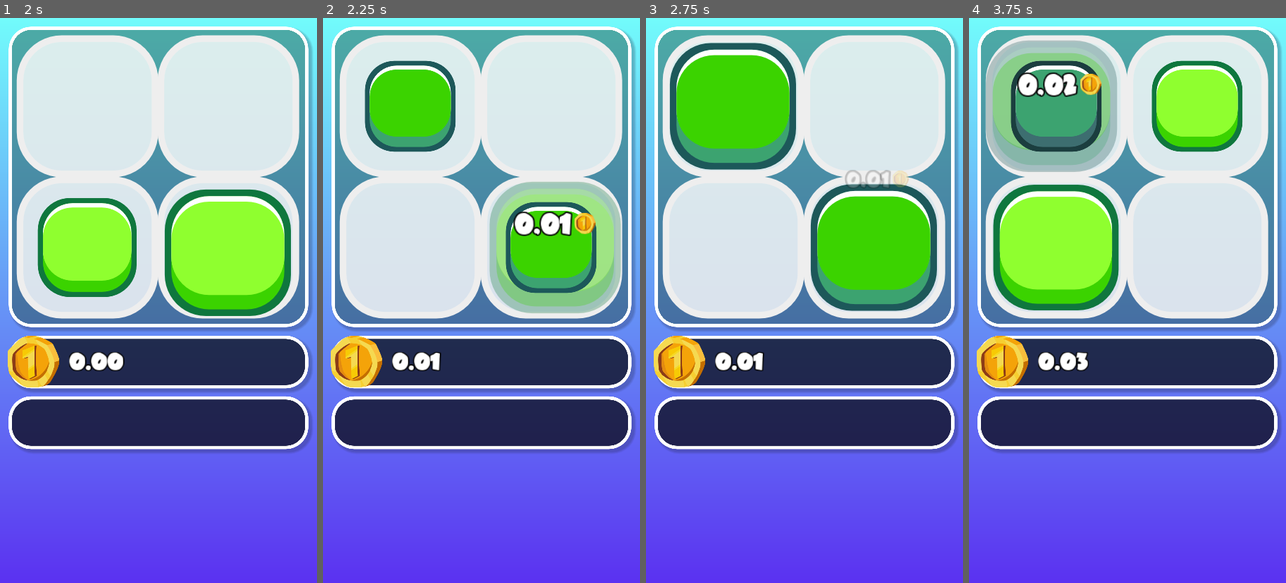
Above: before the commit, frames 1-4 (left to right).
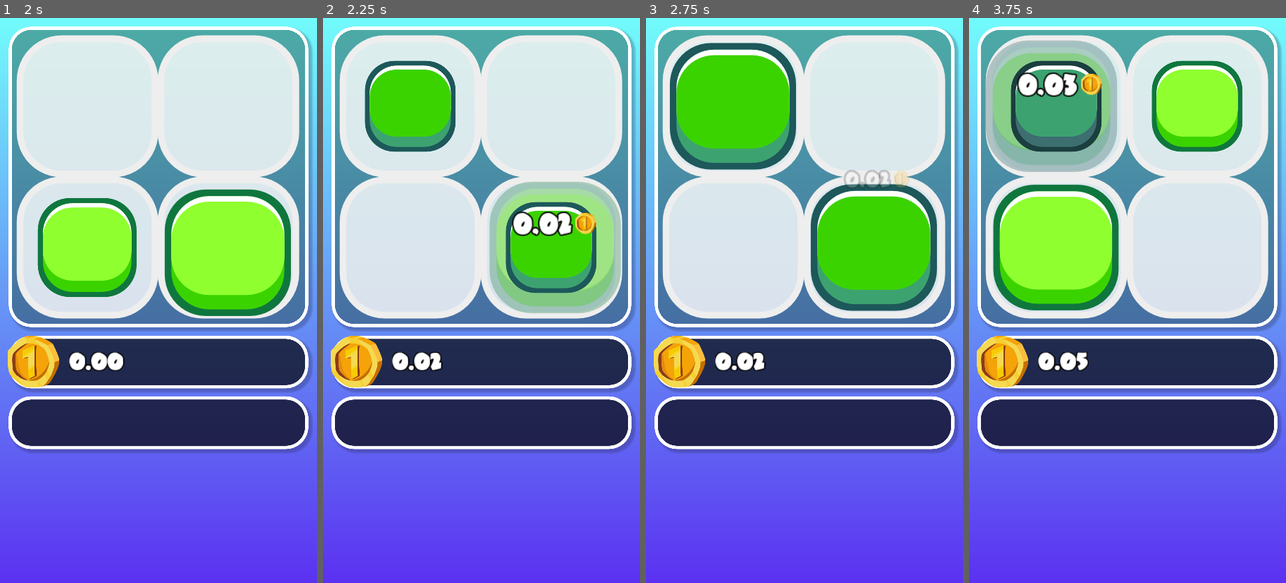
Above: after the commit, the same moments.

Repository: TimothyAlexisVass/a-game
Game: Godot game, scene res://scenes/main.tscn
Same seed, same stepped clock (60 frames per second), same inputs: the game is played once before the commit and once after it.
Inputs (mouse positions are in pixels of both pictures, inside the frame that each line leads up to):
- Up to frame 1 (2 s): tap Enter at 0.5 s; move the mouse to (228, 272) at 0.52 s; hold Right (ui_right) 0.53-1.25 s; click (228, 272) at 0.67 s; drag from (95, 328) to (142, 413) at 1.27 s
- Up to frame 2 (2.25 s): move the mouse to (513, 176) at 2.02 s; hold Right (ui_right) from 2.03 s (still down)
- Up to frame 3 (2.75 s): keep holding Right (ui_right)
- Up to frame 4 (3.75 s): release Right (ui_right) at 2.75 s; drag from (1111, 413) to (1032, 215) at 2.77 s; move the mouse to (1222, 385) at 3.52 s; hold Left (ui_left) from 3.53 s (still down)

Frame 1 is identical in both runs. In frame 2, 0.5% of the frame differs, in the area x 33-87%, y 34-63%; in frame 3, 0.2%; in frame 4, 0.2%.

Commit message:
Preparation for saving functionality.

Diff:
--- a/scripts/main.gd
+++ b/scripts/main.gd
@@ -1,6 +1,29 @@
 extends Node2D
 
 enum increment_type {ADD, PRIME, FIBONNACI, DOUBLE, MULTIPLY, ULTIMATE}
+
+var data = {
+	"increment": increment_type.ADD,
+	"board_size": 2,
+	"starting_tiles": 1,
+	"tile_order": 0,
+	"tile_base": 0,
+	"all_tiles": [],
+	"income_timer": 12,
+	"move_timer": 10,
+	"moves_left": 500,
+	"move_enabled": false,
+	"add_moves_amount": 1,
+	"auto_add_moves": false,
+	"coins": 0.0,
+	"total_coins_ever": coins,
+	"base_income": 0.0,
+	"board_income": 0.0,
+	"total_income": 0.0,
+	"income_multiplier": 1,
+	"full_board_multiplier": 1,
+}
+
 var increment = increment_type.ADD
 
 var board_size = 2
@@ -9,7 +32,7 @@
 var tile_offset
 
 var starting_tiles = 1
-var order = 0
+var tile_order = 0
 var tile_base = 0
 
 # Tile Variables
@@ -25,7 +48,7 @@
 
 var income_timer = 12
 var move_timer = 10
-var moves_left = 100
+var moves_left = 500
 var move_enabled = false
 var add_moves_amount = 1
 var auto_add_moves = false
@@ -110,7 +133,7 @@
 			if column == Main.board_size - 1 or row == Main.board_size - 1:
 				Main.all_tiles[column].append(null)
 			if Main.all_tiles[column][row] != null:
-				tile_board.add_tile(Main.all_tiles[column][row].order, column, row)
+				tile_board.add_tile(Main.all_tiles[column][row].tile_order, column, row)
 
 func set_tile_position(board_position):
 	return (Vector2(board_position.x * Main.tile_offset + Main.tile_position,
--- a/scripts/tile.gd
+++ b/scripts/tile.gd
@@ -1,6 +1,6 @@
 extends Node2D
 
-var order = Main.order
+var tile_order = Main.tile_order
 var value = 0
 onready var tween = get_node("Tween")
 
@@ -18,17 +18,17 @@
 func set_value():
 	set_color()
 	if Main.tile_base == 0:
-		value = order
+		value = tile_order + 1
 		get_node("Value").text = ""
 	else:
 		if Main.increment == Main.increment_type.ADD:
-			value = Main.tile_base * (order+1)
+			value = Main.tile_base * (tile_order+1)
 		elif Main.increment == Main.increment_type.DOUBLE:
-			value = Main.tile_base * pow(2, order)
+			value = Main.tile_base * pow(2, tile_order)
 		elif Main.increment == Main.increment_type.MULTIPLY:
-			value = pow(Main.tile_base, order + 1)
+			value = pow(Main.tile_base, tile_order + 1)
 		else:
-			value = pow(Main.tile_base, order * Main.tile_base)
+			value = pow(Main.tile_base, tile_order * Main.tile_base)
 		# Set font size
 		var number_length = 1 + floor(log(value)/log(10))
 		var string = "res://assets/fonts/length" + str(number_length) + ".tres"
@@ -42,7 +42,7 @@
 	var shadow_color
 	var background_color
 
-	match order:
+	match tile_order:
 		0:
 			border_color = "0f773e"
 			shadow_color = "3bd300"
--- a/scripts/tile_board.gd
+++ b/scripts/tile_board.gd
@@ -57,7 +57,7 @@
 	ctile2.clear_tile()
 
 	# and a new tile is created and added to Main.all_tiles[column][row]
-	add_tile(ctile.order + 1, column, row)
+	add_tile(ctile.tile_order + 1, column, row)
 
 	# coins are gained according to the value of the new tile
 	combine_value = Main.all_tiles[column][row].value / 100.0
@@ -114,8 +114,8 @@
 				for check_row in range(row + 1, Main.board_size):
 					tile2 = Main.all_tiles[column][check_row]
 					if tile2 != null:
-						#Combine if they have the same order
-						if tile.order == tile2.order:
+						#Combine if they have the same tile_order
+						if tile.tile_order == tile2.tile_order:
 							Main.all_tiles[column][check_row] = null
 							combine_tiles(tile, tile2, column, row)
 							move_up()
@@ -132,8 +132,8 @@
 				for check_row in range(row-1, -1, -1):
 					tile2 = Main.all_tiles[column][check_row]
 					if tile2 != null:
-						#Combine if they have the same order
-						if tile.order == tile2.order:
+						#Combine if they have the same tile_order
+						if tile.tile_order == tile2.tile_order:
 							Main.all_tiles[column][check_row] = null
 							combine_tiles(tile, tile2, column, row)
 							move_down()
@@ -150,8 +150,8 @@
 				for check_column in range(column + 1, Main.board_size):
 					tile2 = Main.all_tiles[check_column][row]
 					if tile2 != null:
-						#Combine if they have the same order
-						if tile.order == tile2.order:
+						#Combine if they have the same tile_order
+						if tile.tile_order == tile2.tile_order:
 							Main.all_tiles[check_column][row] = null
 							combine_tiles(tile, tile2, column, row)
 							move_left()
@@ -168,8 +168,8 @@
 				for check_column in range(column-1, -1, -1):
 					tile2 = Main.all_tiles[check_column][row]
 					if tile2 != null:
-						#Combine if they have the same order
-						if tile.order == tile2.order:
+						#Combine if they have the same tile_order
+						if tile.tile_order == tile2.tile_order:
 							Main.all_tiles[check_column][row] = null
 							combine_tiles(tile, tile2, column, row)
 							move_right()
@@ -247,34 +247,34 @@
 	return false
 
 func combination_possible():
-	# Check the four directions if there is a tile with the same order
+	# Check the four directions if there is a tile with the same tile_order
 	for column in Main.board_size:
 		for row in Main.board_size:
 			if Main.all_tiles[column][row] != null:
-				var order = Main.all_tiles[column][row].order
+				var tile_order = Main.all_tiles[column][row].tile_order
 				if row > 0:
-					if Main.all_tiles[column][row - 1].order == order:
+					if Main.all_tiles[column][row - 1].tile_order == tile_order:
 						return true
 				if row < Main.board_size - 1:
-					if Main.all_tiles[column][row + 1].order == order:
+					if Main.all_tiles[column][row + 1].tile_order == tile_order:
 						return true
 				if column > 0:
-					if Main.all_tiles[column - 1][row].order == order:
+					if Main.all_tiles[column - 1][row].tile_order == tile_order:
 						return true
 				if column < Main.board_size - 1:
-					if Main.all_tiles[column + 1][row].order == order:
+					if Main.all_tiles[column + 1][row].tile_order == tile_order:
 						return true
 	return false
 
-func add_tile(order, column, row):
+func add_tile(tile_order, column, row):
 	# If there is already a tile in this position, clear it.
 	# This happens when Main.board_size is upgraded
 	if Main.all_tiles[column][row] != null:
 		Main.all_tiles[column][row].queue_free()
-	# Instance a new tile, set it's position, order,
+	# Instance a new tile, set it's position, tile_order,
 	tile = Main.tile_template.instance()
 	tile.position = Main.set_tile_position(Vector2(column, row))
-	tile.order = order
+	tile.tile_order = tile_order
 	# add it to the board
 	add_child(tile)
 	# and add it to the array
@@ -287,11 +287,11 @@
 		var column = floor(rand_range(0, Main.board_size))
 		var row = floor(rand_range(0, Main.board_size))
 		if(Main.all_tiles[column][row] == null):
-			# There is a 10% chance that the tile has a higher order
+			# There is a 10% chance that the tile has a higher tile_order
 			if rand_range(0, 1) < 0.9:
-				add_tile(Main.order, column, row)
+				add_tile(Main.tile_order, column, row)
 			else:
-				add_tile(Main.order + 1, column, row)
+				add_tile(Main.tile_order + 1, column, row)
 			break
 
 func initialize_board():
--- a/scripts/upgrades.gd
+++ b/scripts/upgrades.gd
@@ -20,7 +20,7 @@
 		{
 		"name": "tile_base",
 		"level": 0,
-		"requirement": [20, 1500, 2000000, 3000000000],
+		"requirement": [10, 1500, 2000000, 3000000000],
 		"reward": [1, 2, 3, 4, 5, 6, 7, 8, 9, 10],
 		"image": load("res://assets/upgrade_images/tile_base.svg"),
 		"description": ["Add numbers to the tiles\n(Greatly increased recycle profit)", "Double base value for tiles", "Incre …(218 unchanged characters)…
@@ -57,12 +57,12 @@
 func perform_upgrade(upgrade):
 	if upgrade.name == "board_size":
 		Main.change_total(-upgrade.requirement[upgrade.level], get_global_mouse_position())
-		Main.board_size += 1
+		Main.board_size = upgrade.reward[upgrade.level]
 		Main.resize_tile_board()
 
 	elif upgrade.name == "tile_base":
 		Main.change_total(-upgrade.requirement[upgrade.level], get_global_mouse_position())
-		Main.tile_base += 1
+		Main.tile_base = upgrade.reward[upgrade.level]
 
 	# Happens for all upgrades:
 	upgrade.level += 1
